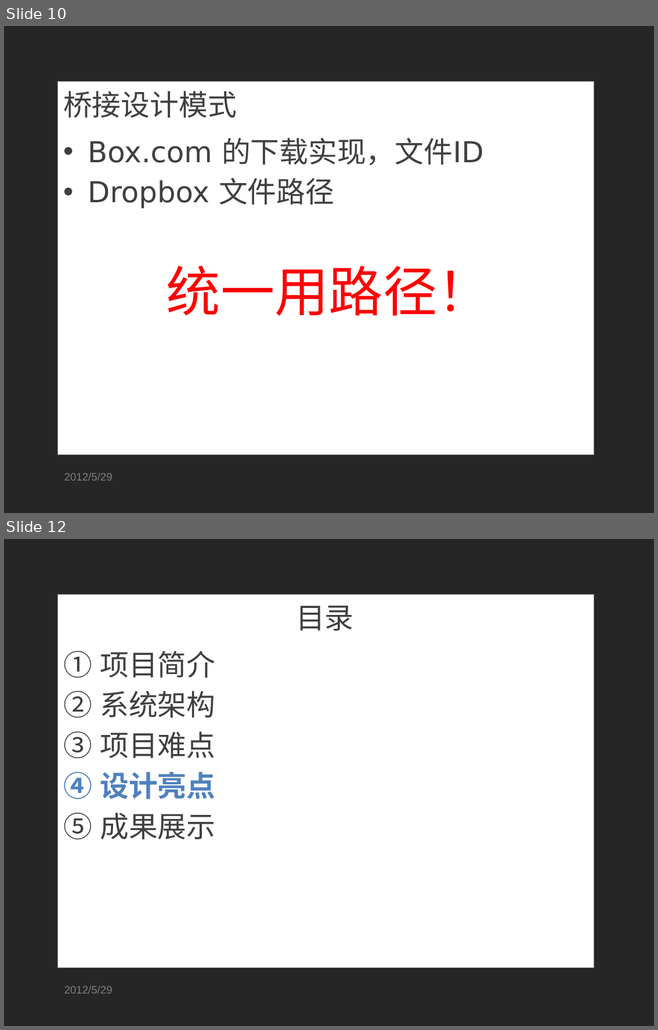
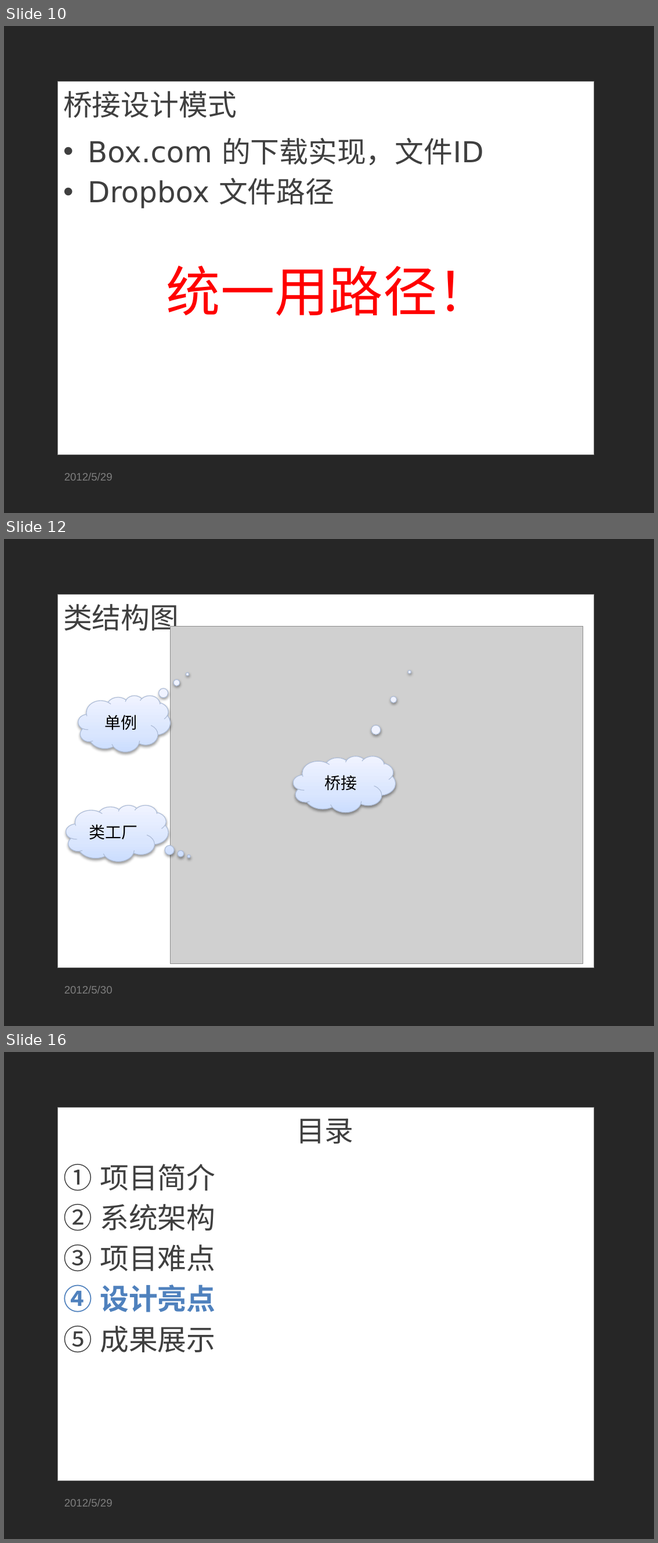
Before and after one commit to SoSkyrim/ricky-tan, a slide deck: work/毕业设计_答辩.pptx. Shown one above the other, each under a label of ours: slides 10 and 12 before the commit, slides 10, 12 and 16 after it; the slides between them are not shown. The pictures are 658x1030 and 658x1543 pixels, drawn with LibreOffice and Linux fonts; fonts in the diff are those of the drawing; grey boxes stand for pictures; background and template pictures are left out. Boxes give left, top, right and bottom in pixels: in the first picture for what was removed or moved away, otherwise in the second. Text is boxed around its words. In the diff, an @@ line names an element or a change of style, - is before the commit and + after.

```diff
--- a/work/毕业设计_答辩.pptx
+++ b/work/毕业设计_答辩.pptx
@@ slide 12 added at [4,539,654,1026], background picture (left out); not listed: 1 template element that a slide beside it also shows @@
@@ title added at [63,604,179,635], 32 pt, text #3F3F3F @@
+类结构图
@@ picture added at [170,626,583,964] @@
@@ thought cloud added at [78,696,170,752], fill gradient #CCDEFF to #DAE7FF to #F0F5FF, outline #ADBCD7 0.75 pt, 18 pt, text #000000 @@
+单例
@@ thought cloud added at [293,756,395,813], fill gradient #CCDEFF to #DAE7FF to #F0F5FF, outline #ADBCD7 0.75 pt, 18 pt, text #000000 @@
+桥接
@@ thought cloud added at [65,805,168,862], fill gradient #CCDEFF to #DAE7FF to #F0F5FF, outline #ADBCD7 0.75 pt, 18 pt, text #000000 @@
+类工厂
@@ text added at [64,986,112,994], 12 pt, text #7F7F7F @@
+2012/5/30
@@ what was slide 12 is now slide 16 @@
```
Also in this commit, not shown: 3 slides changed, 3 other slides added, 1 slide removed.
